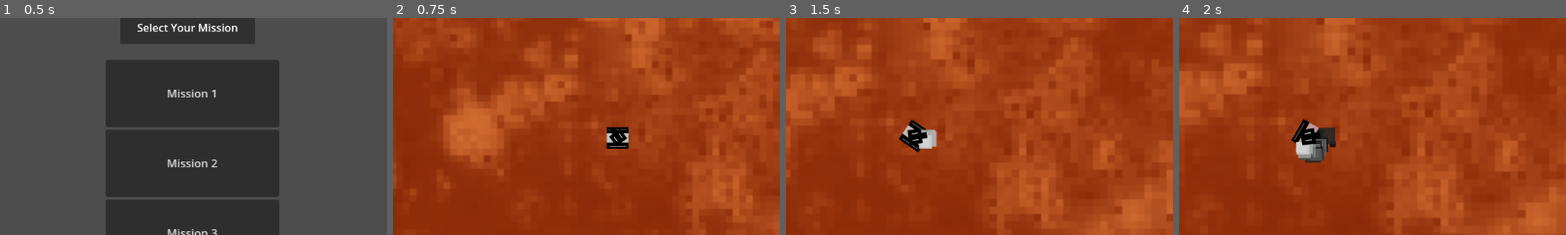
Above: before the commit, frames 1-4 (left to right).
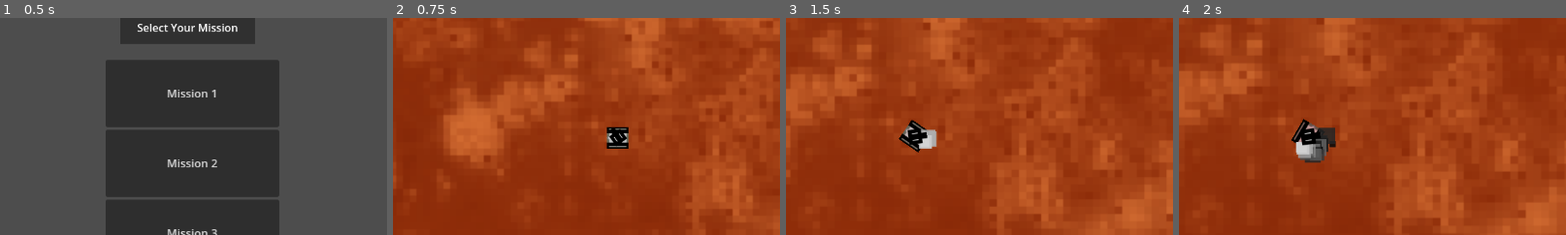
Above: after the commit, the same moments.

Repository: TheCrusty/Biotank-demake
Game: Godot game, scene res://gui/mission_select.tscn
Same seed, same stepped clock (60 frames per second), same inputs: the game is played once before the commit and once after it.
Inputs (mouse positions are % of the whole screen's width and height, from its top left):
- Up to frame 1 (0.5 s): no input
- Up to frame 2 (0.75 s): click "Mission 1" at 0.5 s
- Up to frame 3 (1.5 s): tap Enter at 1.25 s; move the mouse to (72, 45) at 1.27 s; hold D (Rotate_Right) from 1.28 s (still down); hold Shift (Boost) from 1.28 s (still down)
- Up to frame 4 (2 s): keep holding D (Rotate_Right); keep holding Shift (Boost)
The pictures show only the part of the screen within x 22-72%, y 26-76%; the shares and areas given below are measured in that part.

Frame 1 is identical in both runs. In frame 2, 0.1% of the frame differs, in the area x 55-61%, y 50-60%; in frame 3, less than 0.1%; in frame 4, less than 0.1%.

Commit message:
fixing tank unidirectional sprite.

Diff:
--- a/levels/test_level.tscn
+++ b/levels/test_level.tscn
@@ -5,7 +5,7 @@
 [ext_resource type="PackedScene" uid="uid://dyyxfp7qicuri" path="res://enemy/enemy.tscn" id="2_0r224"]
 [ext_resource type="PackedScene" uid="uid://ddiq7lliqxm0u" path="res://enemy/projectile_enemy.tscn" id="3_tpgiq"]
 [ext_resource type="Script" path="res://levels/CameraPosition.gd" id="4_ca0qm"]
-[ext_resource type="PackedScene" uid="uid://dbjd3834l88vu" path="res://GUI/ingame_ui.tscn" id="5_igyyk"]
+[ext_resource type="PackedScene" uid="uid://dbjd3834l88vu" path="res://gui/ingame_ui.tscn" id="5_igyyk"]
 [ext_resource type="PackedScene" uid="uid://di6vmryle7epv" path="res://classes/victory_state.tscn" id="5_s5322"]
 
 [node name="test-level" type="Node2D"]
--- a/player/player.tscn
+++ b/player/player.tscn
@@ -38,7 +38,7 @@
 [node name="TankBottomPivot" type="Node2D" parent="."]
 
 [node name="TankBottom" type="Sprite2D" parent="TankBottomPivot"]
-rotation = 1.5708
+rotation = -1.57053
 texture = ExtResource("3_gkc1w")
 
 [node name="VisibilityArea" type="Area2D" parent="."]
Binary file changed: resources/tank_bottom.png
